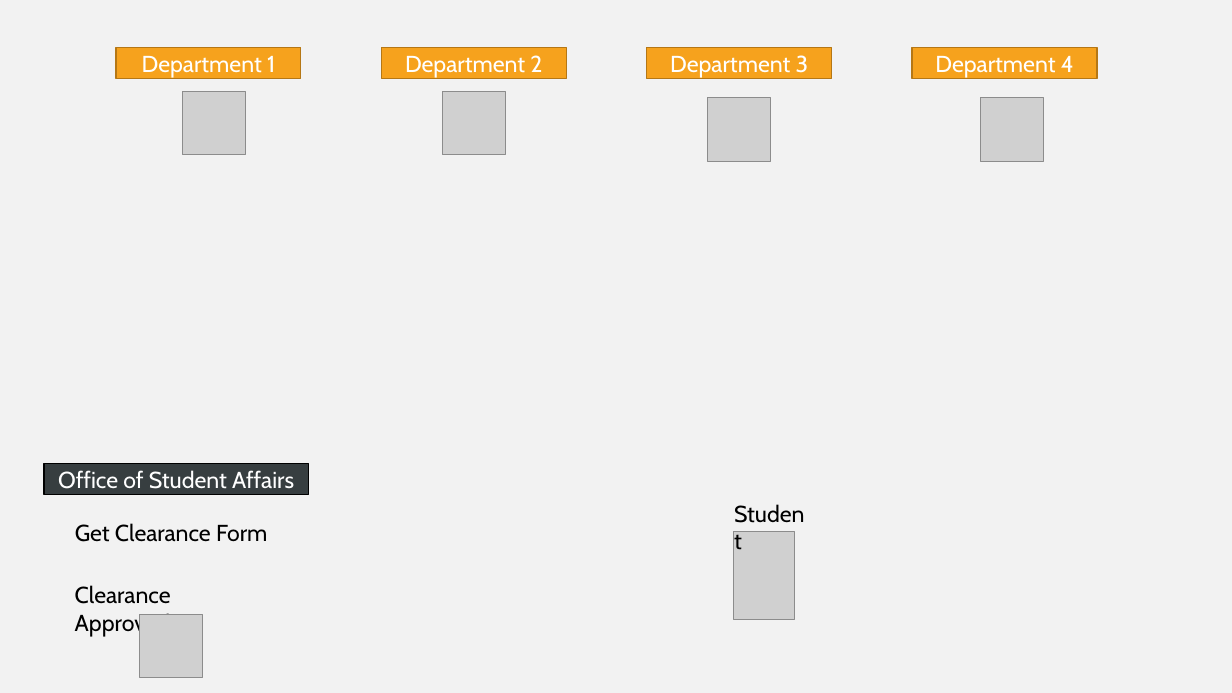
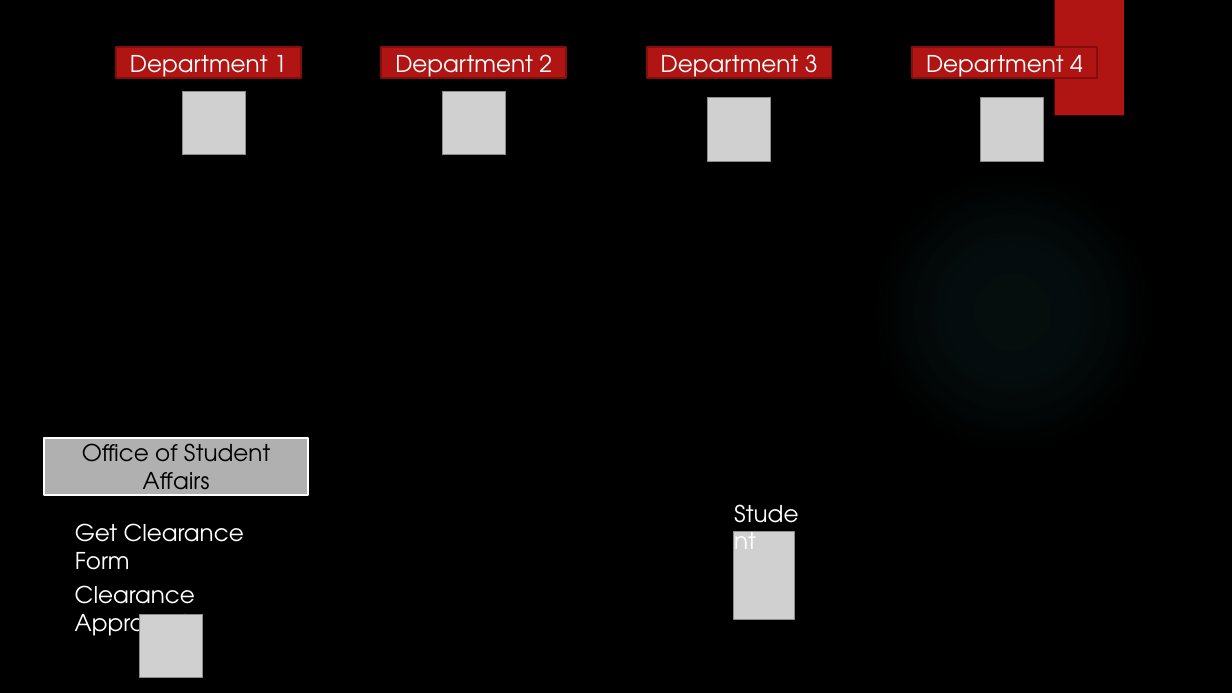
Before and after one commit to bimmbin/Thesis-Docx, a slide deck: slide 4 of Web-based-Automated-Clearance-Management-System-using-QR-3.pptx1.pptx (slide 3 before the commit). Drawn at 1232x693 pixels with LibreOffice and Linux fonts; fonts in the diff are those of the drawing; grey boxes stand for pictures; background and template pictures are left out. Boxes give left, top, right and bottom in pixels: in the first picture for what was removed or moved away, otherwise in the second. Text is boxed around its words. In the diff, an @@ line names an element or a change of style, - is before the commit and + after.

```diff
--- a/Web-based-Automated-Clearance-Management-System-using-QR-3.pptx1.pptx
+++ b/Web-based-Automated-Clearance-Management-System-using-QR-3.pptx1.pptx
@@ background #F2F2F2 to picture (left out) @@
@@ rectangle added at [1055, 0, 1124, 116], fill #B01513 @@
@@ font Cabin to TeX Gyre Adventor; fill #F6A21D to #B01513; outline #B67815 1 pt to #82100E 1.5 pt in 4 elements at [116, 47, 301, 79], [382, 47, 567, 79], [647, 47, 832, 79], [912, 47, 1097, 79] @@
@@ ellipse added at [870, 169, 1154, 454], fill gradient #50B9C1 @@
@@ rectangle "Office of Student Affairs": place and size @@
-rectangle "Office of Student Affairs" at [44, 464, 309, 495]
+rectangle "Office of Student Affairs" at [44, 438, 309, 495]
@@ rectangle "Office of Student Affairs" at [44, 438, 309, 495]: font Cabin to TeX Gyre Adventor, text colour #FFFFFF to #000000; fill #383E40 to #B0B0B0; outline #000000 1 pt to #FFFFFF 1.5 pt @@
@@ font Cabin to TeX Gyre Adventor, text colour #000000 to #FFFFFF in 3 elements at [726, 494, 817, 531], [75, 523, 244, 570], [75, 585, 195, 642] @@
```
Also in this commit, not shown: 5 other slides changed, 2 slides added, 7 slides removed, 5 other files.
